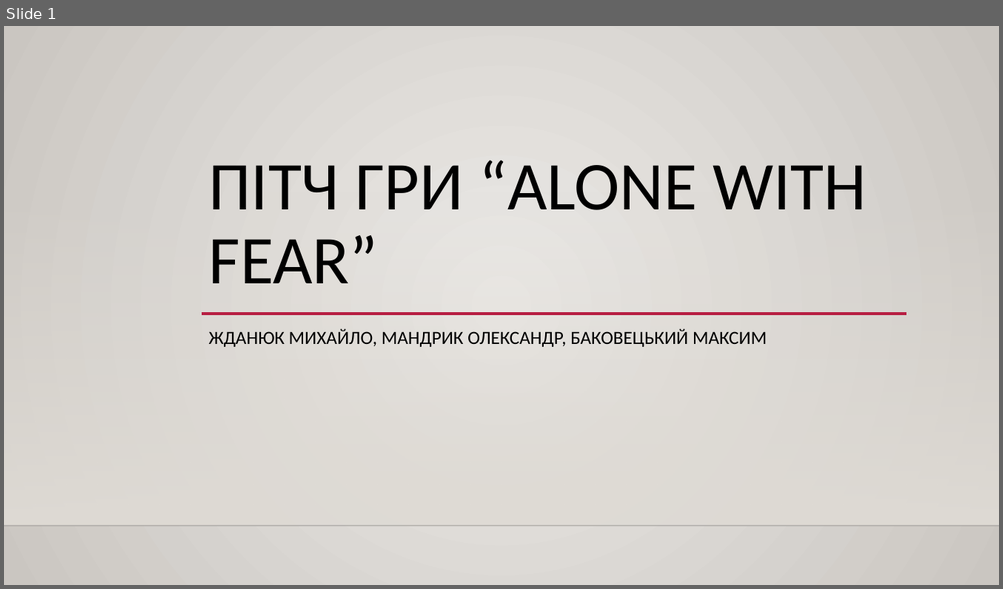
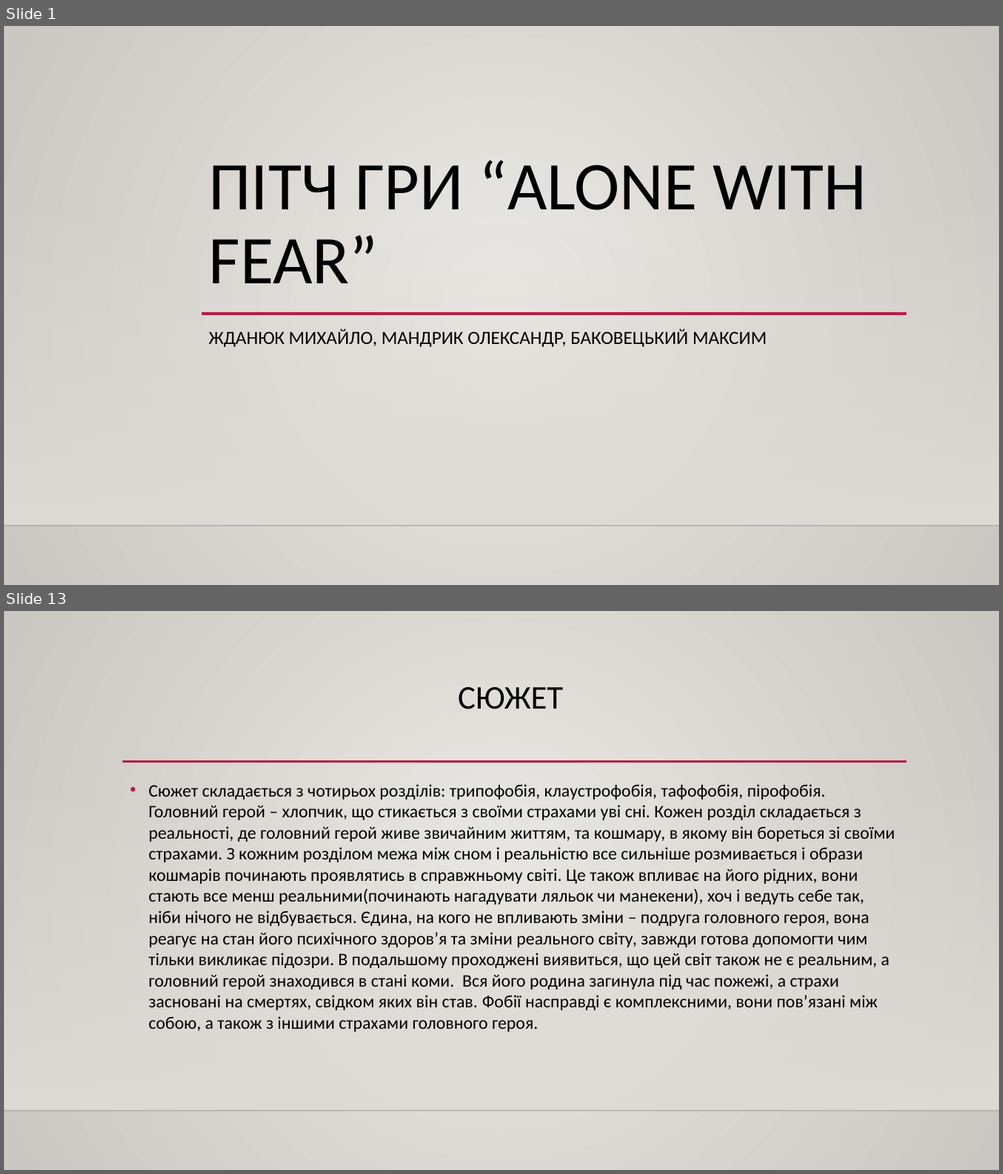
Before and after one commit to svixxn/pyscho-horror-game, a slide deck: Пітч гри.pptx. Shown one above the other, each under a label of ours: slide 1 before the commit, slides 1 and 13 after it; the slides between them are not shown. The pictures are 1003x589 and 1003x1174 pixels, drawn with LibreOffice and Linux fonts; fonts in the diff are those of the drawing; background and template pictures are left out. Boxes give left, top, right and bottom in pixels: in the first picture for what was removed or moved away, otherwise in the second. Text is boxed around its words. In the diff, an @@ line names an element or a change of style, - is before the commit and + after.

```diff
--- a/Пітч гри.pptx
+++ b/Пітч гри.pptx
@@ slide 13 added at (4, 611, 999, 1170), background gradient #ECEAE7 to #CAC7C1; not listed: 2 template elements that a slide beside it also shows @@
@@ title added at (458, 687, 563, 709), 32 pt, text #000000 @@
+СЮЖЕТ
@@ line added from (122, 762) to (907, 762), #B71E42 2.5 pt @@
@@ text added at (148, 784, 894, 1032), 17 pt, text #000000 @@
+• Сюжет складається з чотирьох розділів: трипофобія, клаустрофобія, тафофобія, пірофобія. Головний герой – хлопчик, що стикається з своїми страхами уві сні. Кожен розділ складається з реальності, де головний герой живе звичайним життям, та кошмару, в якому він бореться зі своїми страхами. З кожним розділом межа між сном і реальністю все сильніше розмивається і образи кошмарів починають проявлятись в справжньому світі. Це також впливає на його рідних, вони стають все менш реальними(починають нагадувати ляльок чи манекени), хоч і ведуть себе так, ніби нічого не відбувається. Єдина, на кого не впливають зміни – подруга головного героя, вона реагує на стан його психічного здоров’я та зміни реального світу, завжди готова допомогти чим тільки викликає підозри. В подальшому проходжені виявиться, що цей світ також не є реальним, а головний герой знаходився в стані коми. Вся його родина загинула під час пожежі, а страхи засновані на смертях, свідком яких він став. Фобії насправді є комплексними, вони пов’язані між собою, а також з іншими страхами головного героя.
```
Also in this commit, not shown: 12 slides changed, 2 other slides added, 6 other files.
